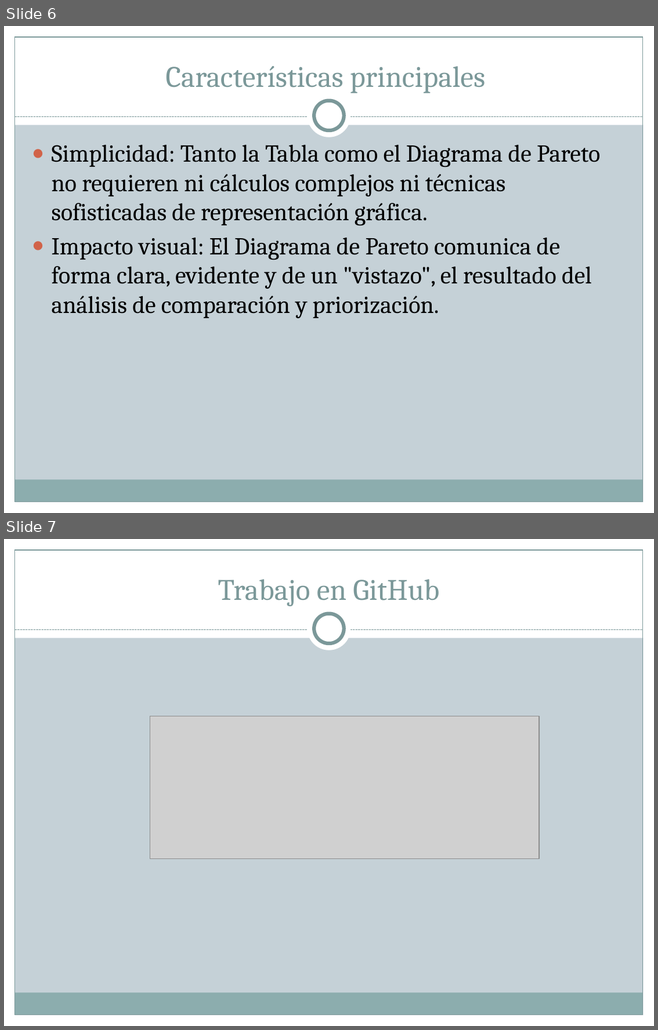
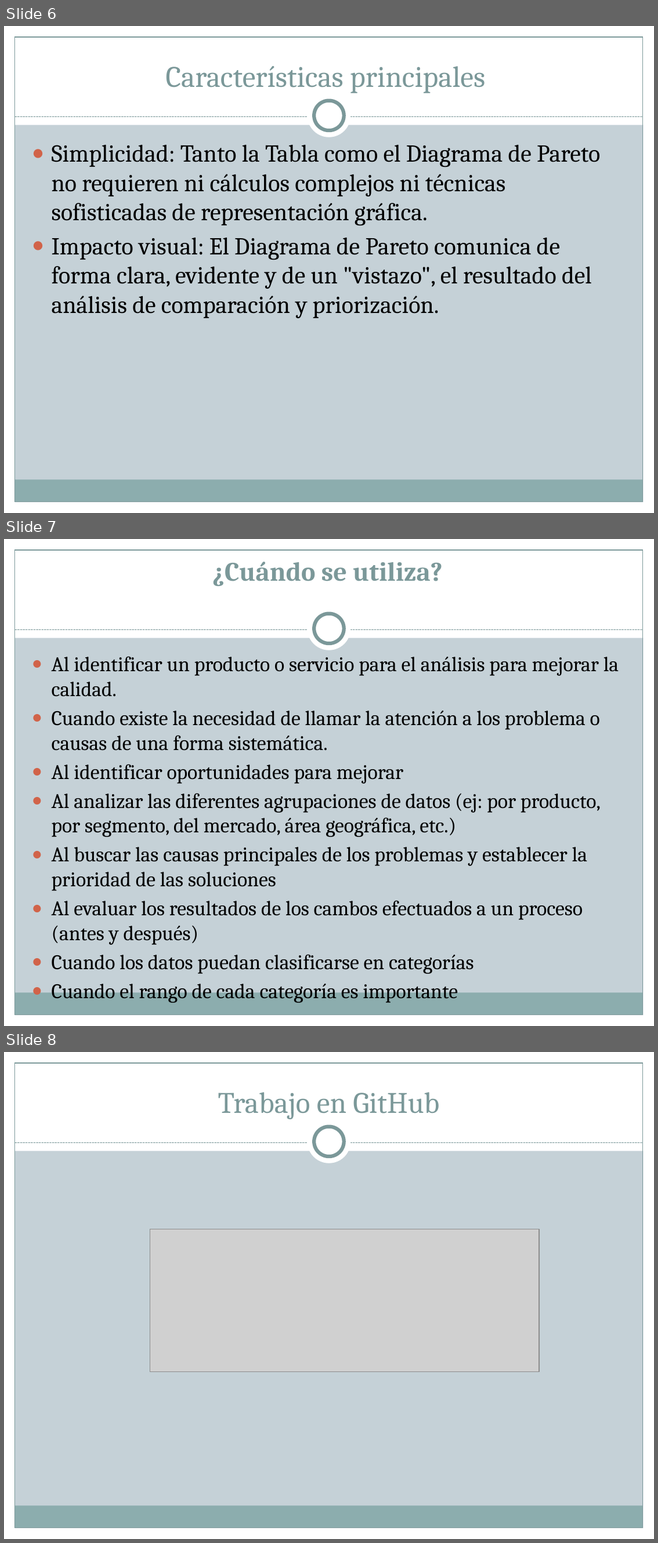
Before and after one commit to JulianAguilar/Equipo6AdminProy, a slide deck: tarea/Diagrama de Pareto.pptx. Shown one above the other, each under a label of ours: slides 6 and 7 before the commit, slides 6, 7 and 8 after it. The pictures are 658x1030 and 658x1543 pixels, drawn with LibreOffice and Linux fonts; fonts in the diff are those of the drawing; grey boxes stand for pictures. Boxes give left, top, right and bottom in pixels: in the first picture for what was removed or moved away, otherwise in the second. Text is boxed around its words. In the diff, an @@ line names an element or a change of style, - is before the commit and + after.

Commit message:
otra modificacion

```diff
--- a/tarea/Diagrama de Pareto.pptx
+++ b/tarea/Diagrama de Pareto.pptx
@@ slide 7 added at bbox=[4, 539, 654, 1026], background #C5D1D7; not listed: 9 template elements that a slide beside it also shows @@
@@ title added at bbox=[212, 562, 442, 586], 29.7 pt, text #7C999A, bold @@
+¿Cuándo se utiliza?
@@ text added at bbox=[52, 656, 618, 974], 22.9 pt, text #000000 @@
+● Al identificar un producto o servicio para el análisis para mejorar la calidad.
+● Cuando existe la necesidad de llamar la atención a los problema o causas de una forma sistemática.
+● Al identificar oportunidades para mejorar
+● Al analizar las diferentes agrupaciones de datos (ej: por producto, por segmento, del mercado, área geográfica, etc.)
+● Al buscar las causas principales de los problemas y establecer la prioridad de las soluciones
+● Al evaluar los resultados de los cambos efectuados a un proceso (antes y después)
+● Cuando los datos puedan clasificarse en categorías
+● Cuando el rango de cada categoría es importante
@@ what was slide 7 is now slide 8 @@
```
